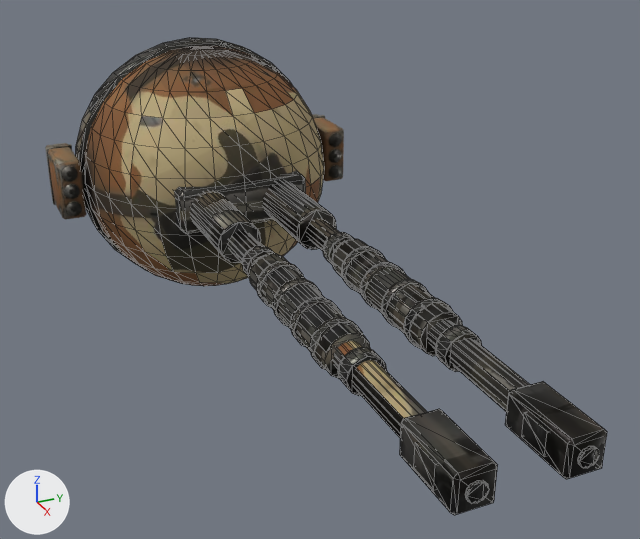
Before and after pictures for a commit that changed the glTF model game/models/turrets/turret_kit_tail_ball_t3.glb.
Camera for both pictures: a 50 mm lens placed at (2.079, -0.618, 0.696), pointed at (0.582, 0.055, -0.052). Every picture has the same lights, and +X, +Y and +Z are marked at lower left. The first picture is the older version. Mesh edges are drawn as thin lines on the coarser meshes. Where no turn or scale is listed for an object, it has been applied to the vertices. Vertices at exactly the same position are counted once.

In view in the first picture: 'pods', 'turret_tail_ball_t3'.
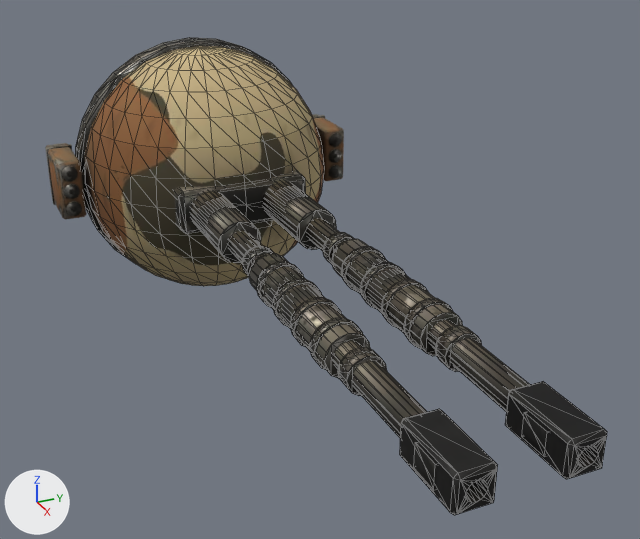
Where the change shows, as pixel boxes (x1, y1, x2, y2) in the pictures (640 x 539 px; the box of a moved part takes in the faces that stretch with it):
part 1 of me_sphere, moved or reshaped
    both: (457, 435, 607, 514)
part 2 of me_sphere, surface changed
    both: (76, 38, 607, 507)

The change, as a diff of the scene's bpy script:
```diff
--- a/game/models/turrets/turret_kit_tail_ball_t3.glb.py
+++ b/game/models/turrets/turret_kit_tail_ball_t3.glb.py
@@ me_sphere @@
 # used by ob_turret_tail_ball_t3; location = (0.0, 0.0, 0.0)
-me_sphere.from_pydata(...)  # 1166 vertices, 2224 faces; spans x -0.3..1.36, y -0.31..0.31, z -0.31..0.31
+me_sphere.from_pydata(...)  # 1182 vertices, 2264 faces; spans x -0.3..1.36, y -0.31..0.31, z -0.31..0.31
+# me_sphere part 1
+# 13 vertices are removed from x 1.36, y -0.1..0.1, z -0.01..0.02
+# 89 faces are deleted
+# 3 vertices move from x 1.36, y -0.09..0.09, z -0.02..0.02 to x 1.33, y -0.08..0.09, z -0.01..0.01
+# 29 vertices are added at x 1.33, y -0.1..0.1, z -0.02..0.02
+# 129 new faces join them
+# me_sphere part 2: 2054 kept faces spanning x -0.3..1.36, y -0.31..0.31, z -0.31..0.31 get new texture (UV) coordinates
 me_sphere.materials.append(mat_turret_paint)
```
